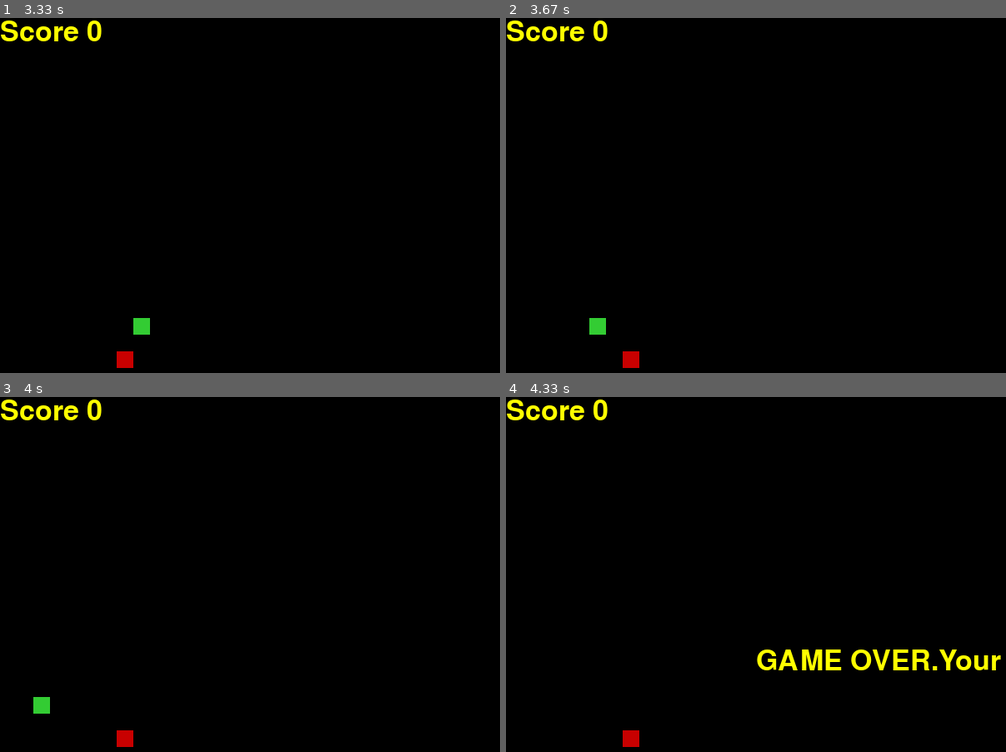
Above: before the commit, frames 1-4 (two rows, left to right).
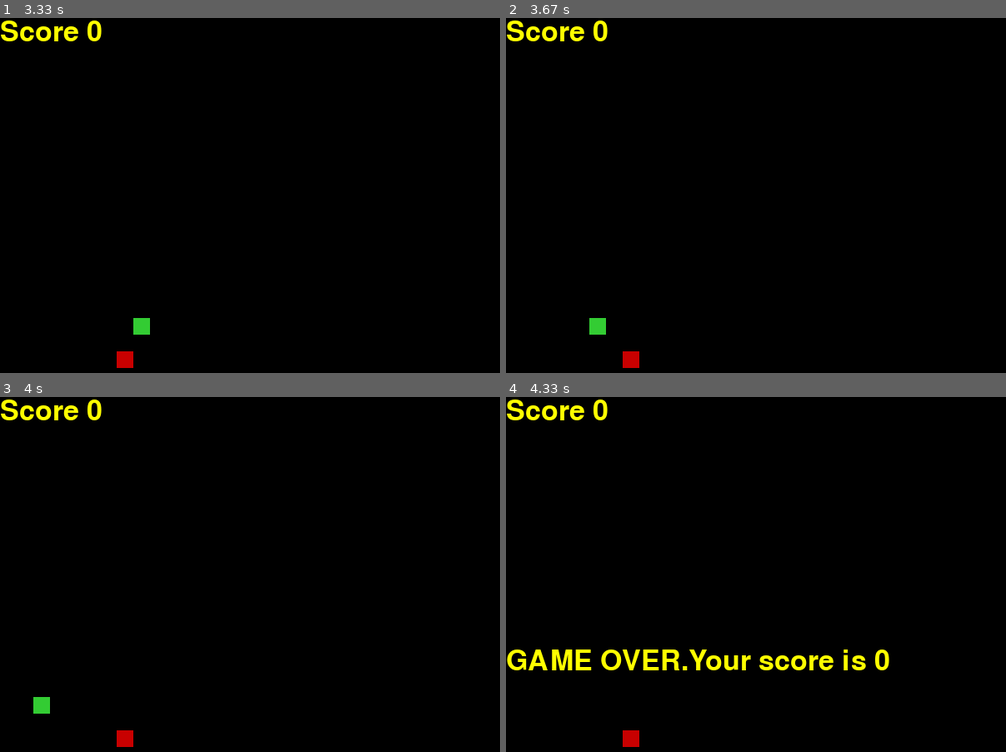
Above: after the commit, the same moments.

Repository: povijarrro/workspacepython
Game: pygame game, started from SnakeGame/main.py
Two runs of this game, one before a commit and one after it. Both use one fixed random seed, a clock stepped at 60 frames per second and the inputs below.
Inputs:
- Up to frame 1 (3.33 s): hold Down 0.9-1.37 s; hold Left 1.4-1.8 s; hold Up 1.83-2.2 s; hold Right 2.23-2.87 s; hold Down 2.9-3.27 s; hold Left from 3.3 s (still down)
- Up to frame 2 (3.67 s): keep holding Left
- Up to frame 3 (4 s): release Left at 3.77 s; hold Right from 3.8 s (still down)
- Up to frame 4 (4.33 s): release Right at 4.27 s

Frames 1-3 are identical in both runs. In frame 4, 2.9% of the frame differs, in the area x 0-99%, y 71-77%.

Commit message:
add Game Over to screen in snake game

Diff:
--- a/SnakeGame/main.py
+++ b/SnakeGame/main.py
@@ -42,7 +42,7 @@
     window.fill(config.BACKGROUND_COLOR)
     Game_over_text=pygame.font.SysFont(config.GAME_FONT, config.FONT_SIZE).render(
             f"GAME OVER.Your score is {score}", True, config.FONT_COLOR)
-    window.blit(Game_over_text,(config.GAME_RES[0]//2,config.GAME_RES[1]//2))
+    window.blit(Game_over_text,(0,config.GAME_RES[1]//2))
     #pygame.quit()
     #sys.exit()
 
